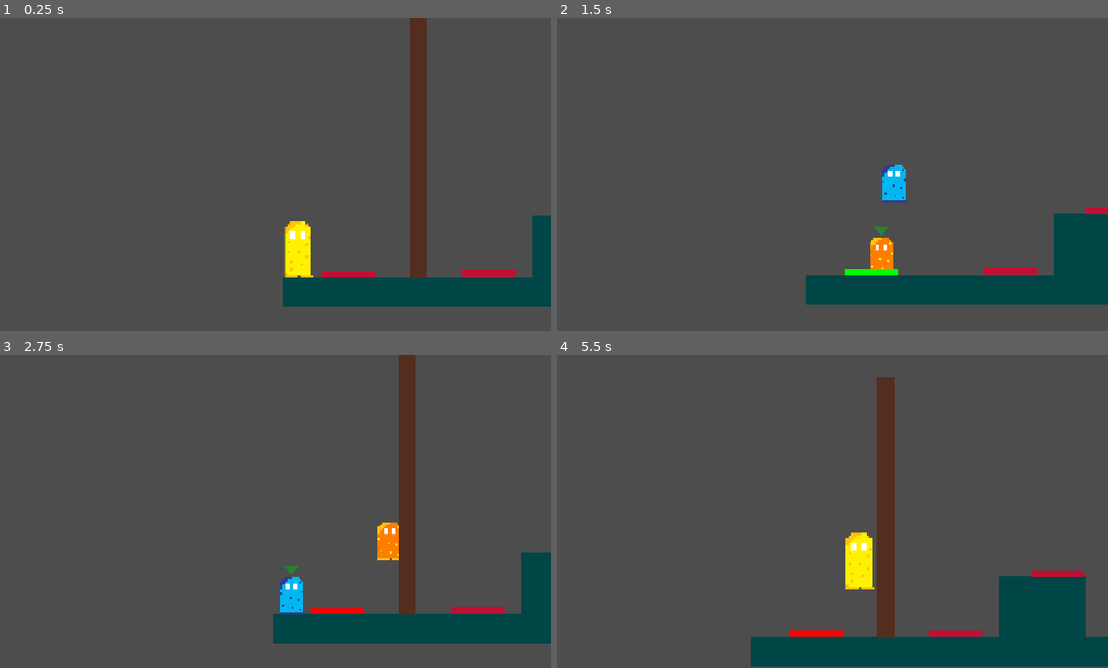
Above: before the commit, frames 1-4 (two rows, left to right).
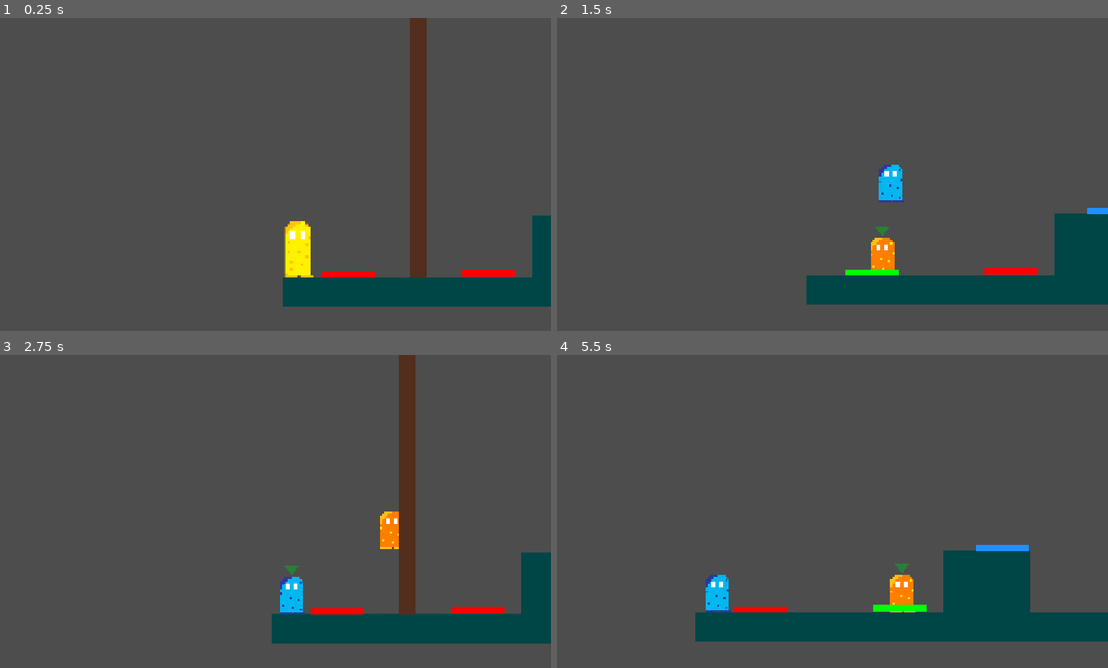
Above: after the commit, the same moments.

Repository: szilveszterbiro7/week4
Game: Godot game, scene res://Scenes/level1.tscn
The game is run twice, just before and just after one commit, with the same random seed, the same clock (stepped at 60 frames per second) and the same inputs.
Inputs (mouse positions are in pixels of both pictures, inside the frame that each line leads up to):
- Up to frame 1 (0.25 s): no input
- Up to frame 2 (1.5 s): tap Enter at 0.5 s; move the mouse to (953, 158) at 0.52 s; hold D (right) from 0.53 s (still down); tap F (split) at 0.6 s; click (953, 158) at 0.67 s; tap W (jump) at 0.77 s; move the mouse to (716, 190) at 1.27 s; tap Tab (change_character) at 1.35 s
- Up to frame 3 (2.75 s): tap W (jump) at 1.52 s; tap F (split) at 1.55, 2.1 s; move the mouse to (330, 442) at 2.02 s; release D (right) at 2.03 s; hold A (left) from 2.03 s (still down)
- Up to frame 4 (5.5 s): move the mouse to (804, 574) at 2.77 s; release A (left) at 2.78 s; hold D (right) 2.78-4.28 s; tap Alt at 2.85 s; click (804, 574) at 2.92 s; tap W (jump) at 3.02, 3.77, 4.52 s; tap F (split) at 3.05, 3.8, 4.35, 5.3 s; move the mouse to (997, 558) at 3.52 s; tap Shift at 3.6 s; move the mouse to (661, 464) at 4.27 s; hold A (left) 4.28-5.03 s; move the mouse to (860, 511) at 5.02 s; hold D (right) from 5.03 s (still down); tap Tab (change_character) at 5.1 s; click (860, 511) at 5.17 s

The runs differ from the first frame. In frame 1, 0.4% of the frame differs, in the area x 58-94%, y 80-83%; in frame 2, 0.7%; in frame 3, 0.7%; in frame 4, 18%, in the area x 25-100%, y 7-100%.

Commit message:
Added colored pressure plates and now clones can't reunite if there's an obsticle between them

Diff:
--- a/week-4/Scenes/base_level.gd
+++ b/week-4/Scenes/base_level.gd
@@ -24,7 +24,7 @@
 	clone1.get_node("CollisionShape2D").set_deferred("disabled", true)
 	clone2.get_node("CollisionShape2D").set_deferred("disabled", true)
 	update_camera()
-func _process(_delta):
+func _physics_process(_delta):
 	if Input.is_action_just_pressed("restart"):
 		get_tree().reload_current_scene()
 		return
@@ -65,7 +65,12 @@
 func try_unite():
 	var distance=clone1.global_position.distance_to(clone2.global_position)
 	if distance<=unite_distance:
-		unite()
+		if can_unite():
+			unite()
+		else:
+			print("An obstacle is blocking the reunion!")
+	else:
+		print("Clones are too far apart!")
 func unite():
 	split=false
 	var middle_position=(clone1.global_position+clone2.global_position)/2
@@ -86,3 +91,17 @@
 	player_camera.enabled=not split
 	clone1_camera.enabled= split and active_clone==1
 	clone2_camera.enabled=split and active_clone==2
+func can_unite():
+	var space_state=get_world_2d().direct_space_state
+	var start=clone1.get_node("CollisionShape2D").global_position
+	var end=clone2.get_node("CollisionShape2D").global_position
+	var query = PhysicsRayQueryParameters2D.create(start, end)
+	query.exclude=[clone1.get_rid(), clone2.get_rid(), player.get_rid()]
+	query.collide_with_bodies=true
+	query.collide_with_areas=false
+	query.hit_from_inside=true
+	var result=space_state.intersect_ray(query)
+	if not result.is_empty():
+		print("Obstacle detected: ", result["collider"].name)
+		return false
+	return true
--- a/week-4/Scenes/level1.tscn
+++ b/week-4/Scenes/level1.tscn
@@ -66,7 +66,7 @@
 position = Vector2(290, 37)
 
 [node name="Pressureplate" parent="." unique_id=169107418 node_paths=PackedStringArray("door") instance=ExtResource("6_didp7")]
-position = Vector2(-31, 539)
+position = Vector2(-31, 541)
 door = NodePath("../Door")
 
 [node name="Pressureplate2" parent="." unique_id=1845035222 node_paths=PackedStringArray("door") instance=ExtResource("6_didp7")]
@@ -95,12 +95,14 @@
 [node name="Pressureplate3" parent="." unique_id=1619738442 node_paths=PackedStringArray("door") instance=ExtResource("6_didp7")]
 position = Vector2(525, 400)
 door = NodePath("../Door2")
+plate_type = 1
 
 [node name="Pressureplate4" parent="." unique_id=199198324 node_paths=PackedStringArray("door") instance=ExtResource("6_didp7")]
 position = Vector2(996, 540)
 door = NodePath("../Door2")
+plate_type = 2
 
 [node name="ExitGate" parent="." unique_id=103256322 instance=ExtResource("7_2a60c")]
-position = Vector2(1195, 176)
+position = Vector2(1195, 181)
 
 [editable path="Clone2"]
--- a/week-4/Scenes/pressureplate.gd
+++ b/week-4/Scenes/pressureplate.gd
@@ -8,15 +8,18 @@
 
 @export var door:StaticBody2D
 
+enum PlateType {ANY, BLUE, ORANGE}
+@export var plate_type:PlateType=PlateType.ANY
 func _ready():
 	body_entered.connect(on_body_entered)
 	body_exited.connect(on_body_exited)
+	visual.color=plate_color()
 func on_body_entered(body):
-	if body is CharacterBody2D:
+	if can_activate(body):
 		bodies_on_plate.append(body)
 		update_plate()
 func on_body_exited(body):
-	if body is CharacterBody2D:
+	if body in bodies_on_plate:
 		bodies_on_plate.erase(body)
 		update_plate()
 func update_plate():
@@ -26,6 +29,22 @@
 		if door!=null:
 			door.activate_plate(self)
 	else:
-		visual.color=Color.RED
+		visual.color=plate_color()
 		if door!=null:
 			door.deactivate_plate(self)
+func can_activate(body):
+	if not body is CharacterBody2D:
+		return false
+	if plate_type==PlateType.ANY:
+		return true
+	elif plate_type==PlateType.BLUE:
+		return body.name=="Clone1"
+	elif plate_type==PlateType.ORANGE:
+		return body.name=="Clone2"
+	return false
+func plate_color():
+	if plate_type==PlateType.BLUE:
+		return Color.DODGER_BLUE
+	elif plate_type==PlateType.ORANGE:
+		return Color.ORANGE
+	return Color.RED
